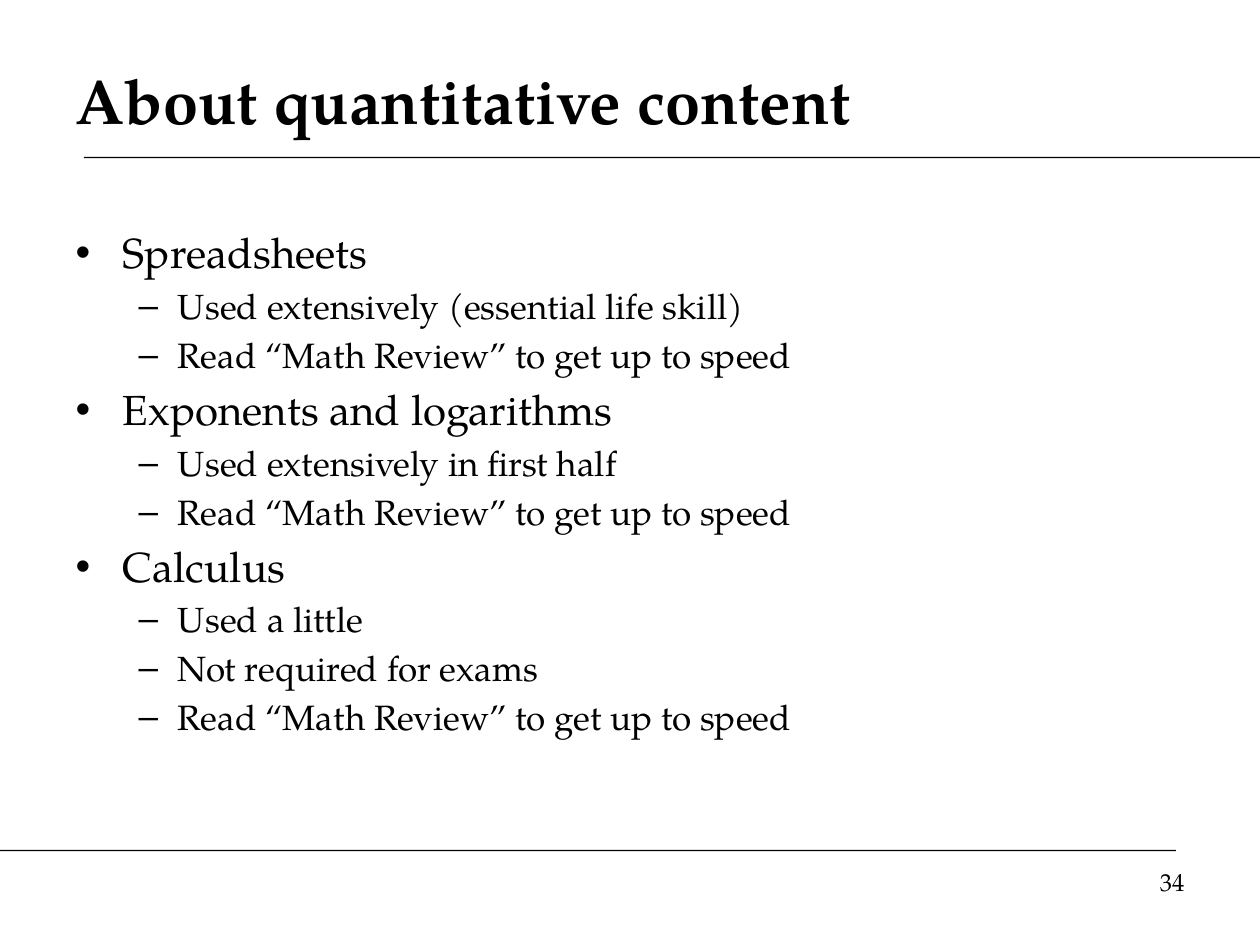
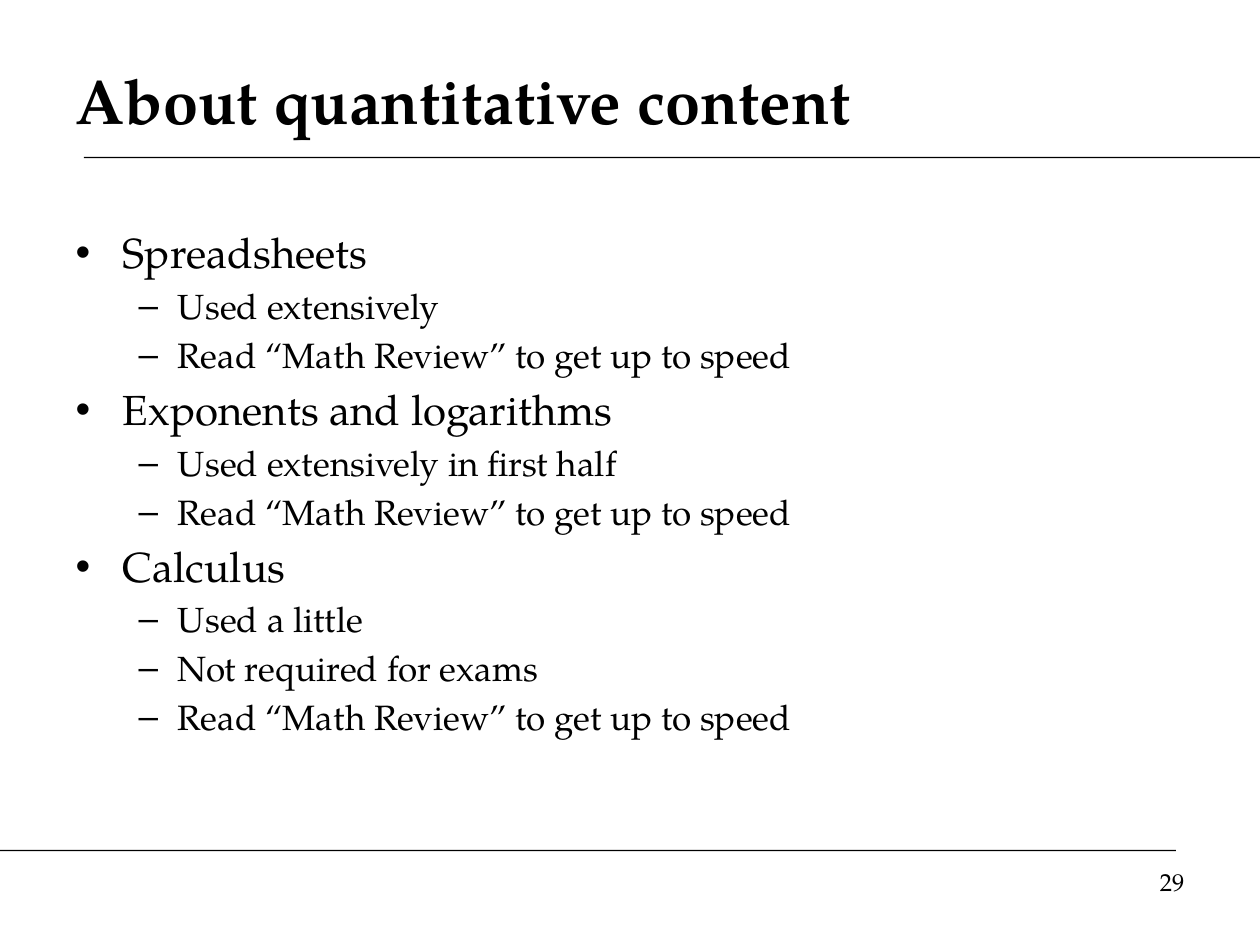
Before and after one commit to DaveBackus/Global_Economy, a slide deck: slide 29 of Slides/slides_intro_f14.pptx (slide 34 before the commit). Drawn at 1260x945 pixels with LibreOffice and Linux fonts; fonts in the diff are those of the drawing. Boxes give left, top, right and bottom in pixels: in the first picture for what was removed or moved away, otherwise in the second. Text is boxed around its words. In the diff, an @@ line names an element or a change of style, - is before the commit and + after.

```diff
--- a/Slides/slides_intro_f14.pptx
+++ b/Slides/slides_intro_f14.pptx
@@ text at box(178, 293, 439, 329): text changed @@
-  – Used extensively (essential life skill)
+  – Used extensively
@@ page number at box(1160, 874, 1185, 892): text changed @@
-34
+29
```
Also in this commit, not shown: 38 other slides changed, 2 slides added, 11 slides removed, 14 other files.
